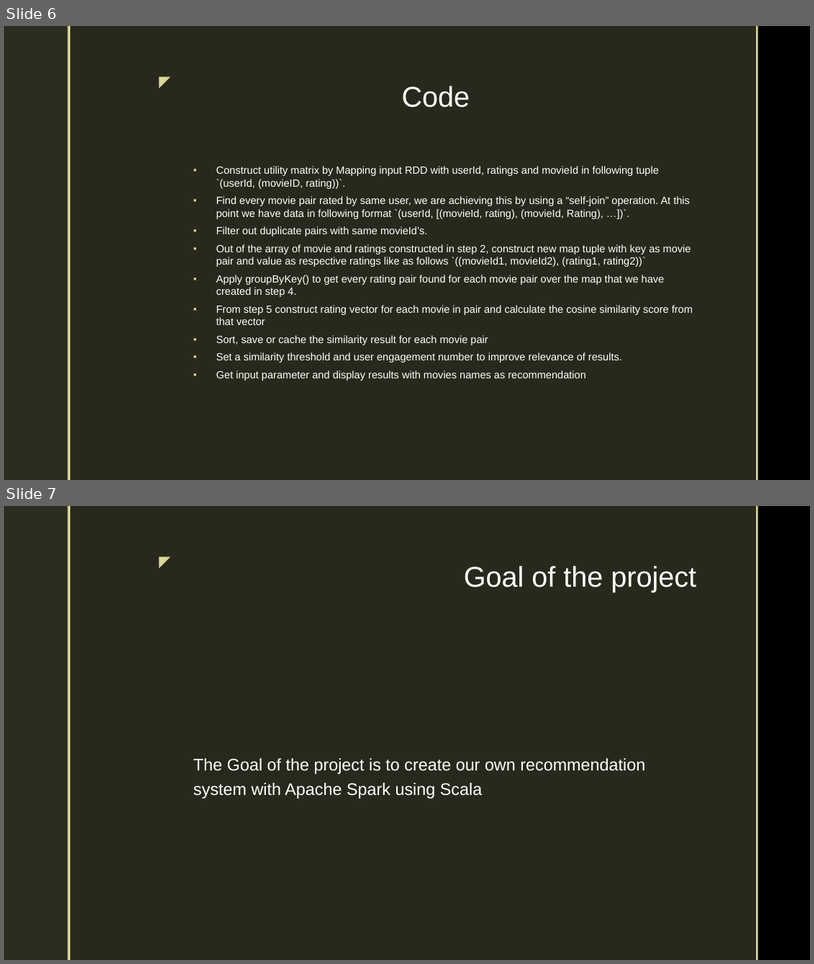
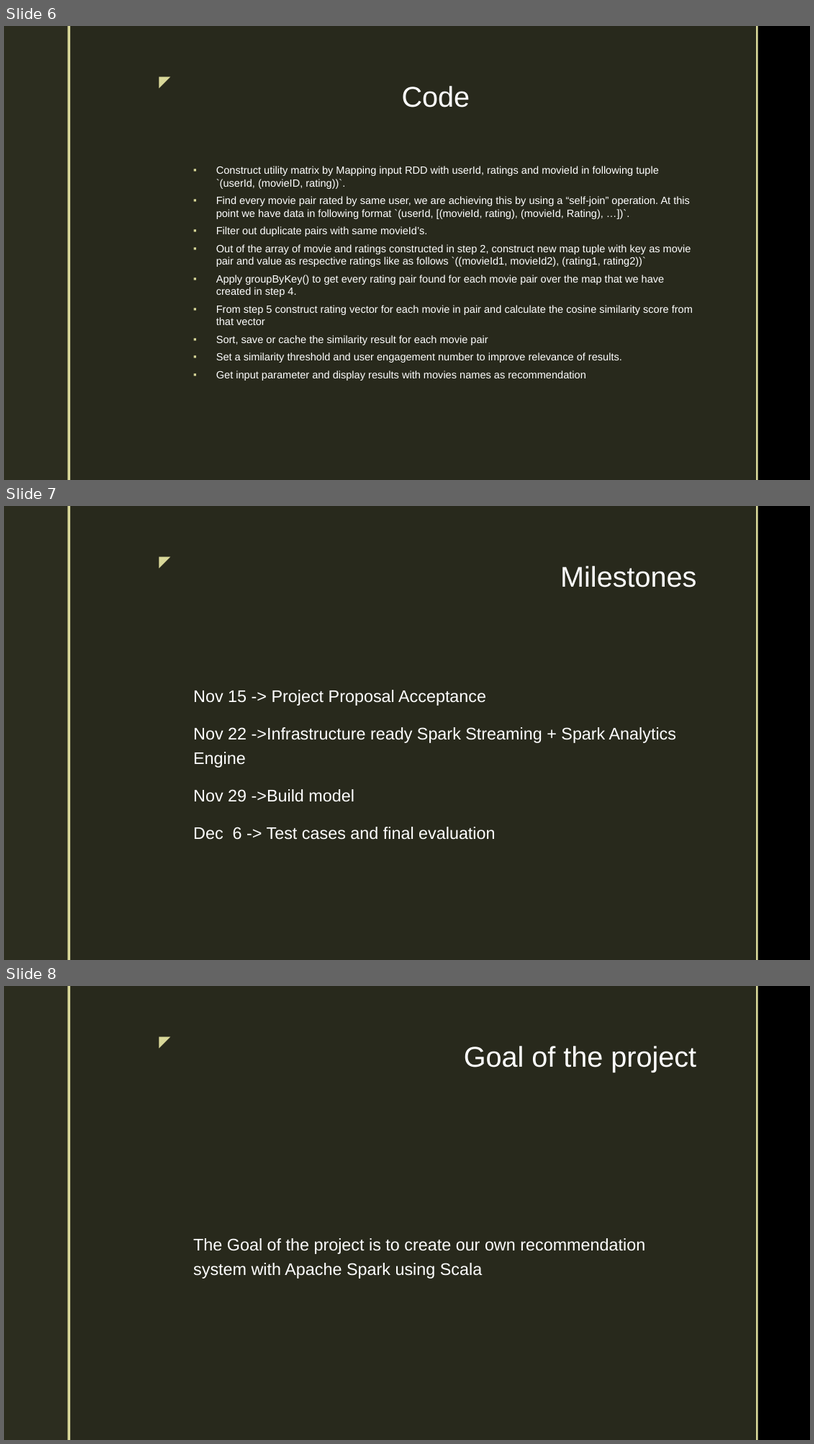
Before and after one commit to Supriya105/Group_12, a slide deck: Collaborative Filtering Recommendation System with Apache Spark using Scala_Group 12.pptx. Shown one above the other, each under a label of ours: slides 6 and 7 before the commit, slides 6, 7 and 8 after it. The pictures are 814x964 and 814x1444 pixels, drawn with LibreOffice and Linux fonts; fonts in the diff are those of the drawing; background and template pictures are left out. Boxes give left, top, right and bottom in pixels: in the first picture for what was removed or moved away, otherwise in the second. Text is boxed around its words. In the diff, an @@ line names an element or a change of style, - is before the commit and + after.

Commit message:
Add files via upload
Revised Version

```diff
--- a/Collaborative Filtering Recommendation System with Apache Spark using Scala_Group 12.pptx
+++ b/Collaborative Filtering Recommendation System with Apache Spark using Scala_Group 12.pptx
@@ slide 7 added at [4,506,810,960], background picture (left out); not listed: 5 template elements that a slide beside it also shows @@
@@ title added at [561,566,697,587], 34 pt, text #FFFFFF @@
+Milestones
@@ text added at [193,690,676,839], 20 pt, text #FFFFFF @@
+Nov 15 -> Project Proposal Acceptance
+Nov 22 ->Infrastructure ready Spark Streaming + Spark Analytics Engine
+Nov 29 ->Build model
+Dec 6 -> Test cases and final evaluation
@@ what was slide 7 is now slide 8 @@
```
